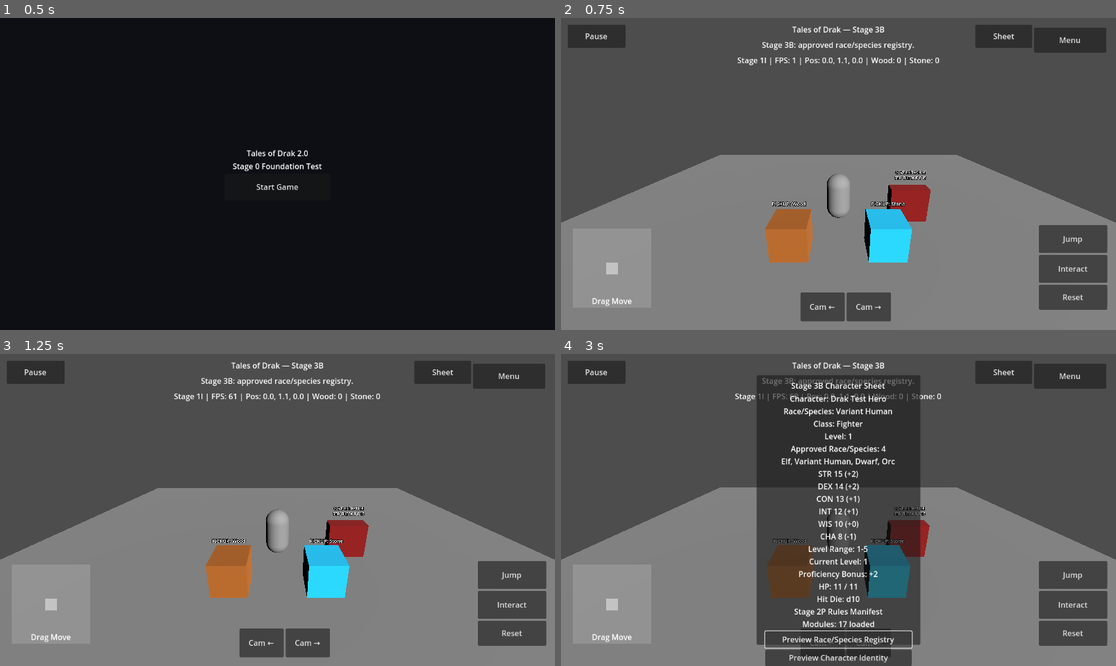
Above: before the commit, frames 1-4 (two rows, left to right).
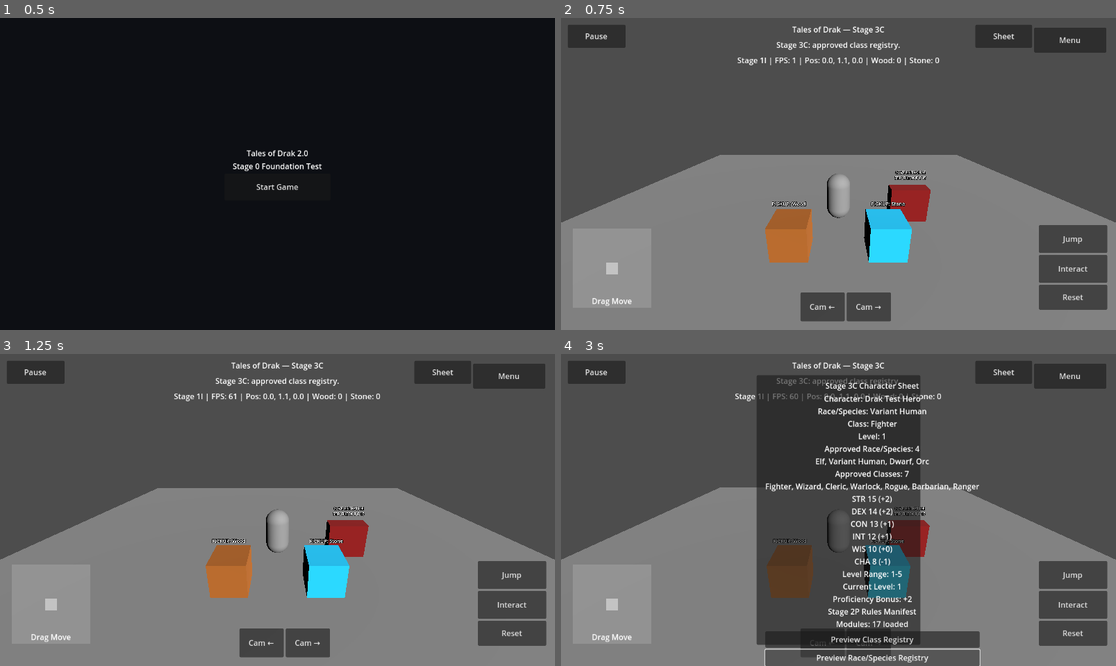
Above: after the commit, the same moments.

Repository: tristanvickery20/Tales-of-Drak-2.0
Game: Godot game, scene res://scenes/main_menu/main_menu.tscn
Two runs of this game, one before a commit and one after it. Both use one fixed random seed, a clock stepped at 60 frames per second and the inputs below.
Inputs (mouse positions are in pixels of both pictures, inside the frame that each line leads up to):
- Up to frame 1 (0.5 s): no input
- Up to frame 2 (0.75 s): click "Start Game" at 0.5 s
- Up to frame 3 (1.25 s): no input
- Up to frame 4 (3 s): click "Sheet" at 1.25 s; click (871, 641) at 2 s, where only the run after the commit has a clickable "Preview Class Registry"; click "Preview Race/Species Registry" at 2.75 s

Frame 1 is identical in both runs. In frame 2, 0.3% of the frame differs, in the area x 36-64%, y 2-11%; in frame 3, 0.3%; in frame 4, 6.6%, in the area x 36-76%, y 2-100%.

Commit message:
Add Stage 3C class registry sheet preview

Diff:
--- a/drak/ui/drak_character_sheet_overlay.gd
+++ b/drak/ui/drak_character_sheet_overlay.gd
@@ -16,14 +16,15 @@
 const SPELLCASTING_SCRIPT := preload("res://drak/rules/drak_spellcasting.gd")
 const RULES_MANIFEST_SCRIPT := preload("res://drak/rules/drak_rules_manifest.gd")
 
-const CURRENT_STAGE_TITLE := "Tales of Drak — Stage 3B"
-const CURRENT_STAGE_STATUS := "Stage 3B: approved race/species registry."
+const CURRENT_STAGE_TITLE := "Tales of Drak — Stage 3C"
+const CURRENT_STAGE_STATUS := "Stage 3C: approved class registry."
 const CURRENT_LEVEL := 1
 
 const CHARACTER_NAME := "Drak Test Hero"
 const RACE_SPECIES_NAME := "Variant Human"
 const CLASS_NAME := "Fighter"
 const APPROVED_RACE_SPECIES_TEXT := "Approved Race/Species: 4\nElf, Variant Human, Dwarf, Orc"
+const APPROVED_CLASSES_TEXT := "Approved Classes: 7\nFighter, Wizard, Cleric, Warlock, Rogue, Barbarian, Ranger"
 
 var _ability_scores: DrakAbilityScores = ABILITY_SCORES_SCRIPT.new()
 var _dice_roller: DrakDiceRoller = DICE_ROLLER_SCRIPT.new()
@@ -103,7 +104,7 @@
 
 	var title := Label.new()
 	title.name = "CharacterSheetTitle"
-	title.text = "Stage 3B Character Sheet"
+	title.text = "Stage 3C Character Sheet"
 	title.horizontal_alignment = HORIZONTAL_ALIGNMENT_CENTER
 	title.mouse_filter = Control.MOUSE_FILTER_IGNORE
 	box.add_child(title)
@@ -114,6 +115,14 @@
 	_sheet_text.horizontal_alignment = HORIZONTAL_ALIGNMENT_CENTER
 	_sheet_text.mouse_filter = Control.MOUSE_FILTER_IGNORE
 	box.add_child(_sheet_text)
+
+	var class_registry_button := Button.new()
+	class_registry_button.name = "PreviewClassRegistryButton"
+	class_registry_button.text = "Preview Class Registry"
+	class_registry_button.custom_minimum_size = Vector2(270, 34)
+	class_registry_button.mouse_filter = Control.MOUSE_FILTER_STOP
+	class_registry_button.pressed.connect(_preview_class_registry)
+	box.add_child(class_registry_button)
 
 	var race_registry_button := Button.new()
 	race_registry_button.name = "PreviewRaceSpeciesRegistryButton"
@@ -131,14 +140,6 @@
 	identity_button.pressed.connect(_preview_character_identity)
 	box.add_child(identity_button)
 
-	var handoff_button := Button.new()
-	handoff_button.name = "PreviewStage3HandoffButton"
-	handoff_button.text = "Preview Stage 3 Handoff"
-	handoff_button.custom_minimum_size = Vector2(270, 34)
-	handoff_button.mouse_filter = Control.MOUSE_FILTER_STOP
-	handoff_button.pressed.connect(_preview_stage3_handoff)
-	box.add_child(handoff_button)
-
 	var rules_audit_button := Button.new()
 	rules_audit_button.name = "PreviewRulesAuditButton"
 	rules_audit_button.text = "Preview Rules Audit"
@@ -165,7 +166,7 @@
 
 	_check_result_text = Label.new()
 	_check_result_text.name = "CheckResultText"
-	_check_result_text.text = "No race/species preview yet."
+	_check_result_text.text = "No class preview yet."
 	_check_result_text.custom_minimum_size = Vector2(270, 46)
 	_check_result_text.size_flags_vertical = Control.SIZE_SHRINK_CENTER
 	_check_result_text.autowrap_mode = TextServer.AUTOWRAP_WORD_SMART
@@ -176,7 +177,7 @@
 
 	var note := Label.new()
 	note.name = "CharacterSheetNote"
-	note.text = "Stage 3B registry only. No race traits/stat changes yet."
+	note.text = "Stage 3C registry only. No class features/spells yet."
 	note.autowrap_mode = TextServer.AUTOWRAP_WORD_SMART
 	note.horizontal_alignment = HORIZONTAL_ALIGNMENT_CENTER
 	note.mouse_filter = Control.MOUSE_FILTER_IGNORE
@@ -194,9 +195,9 @@
 	return "%s\n%s\n%s\n%s\n%s\n%s" % [
 		_get_character_identity_summary(),
 		APPROVED_RACE_SPECIES_TEXT,
+		APPROVED_CLASSES_TEXT,
 		_ability_scores.get_summary_text(),
 		_level_progression.get_summary_text(CURRENT_LEVEL),
-		_hit_points.get_summary_text(_ability_scores.get_constitution_modifier()),
 		_rules_manifest.get_summary_text(),
 	]
 
@@ -216,14 +217,14 @@
 func _hide_sheet() -> void:
 	_sheet_panel.visible = false
 
+func _preview_class_registry() -> void:
+	_check_result_text.text = "Approved: Fighter, Wizard, Cleric, Warlock, Rogue, Barbarian, Ranger. No features yet."
+
 func _preview_race_species_registry() -> void:
 	_check_result_text.text = "Approved: Elf, Variant Human, Dwarf, Orc. No traits/stat changes yet."
 
 func _preview_character_identity() -> void:
 	_check_result_text.text = "Identity: Variant Human Fighter 1. Labels only for now."
-
-func _preview_stage3_handoff() -> void:
-	_check_result_text.text = "Stage 3 adds identity, race registry, then class registry."
 
 func _preview_rules_audit() -> void:
 	_check_result_text.text = _rules_manifest.get_audit_text()
@@ -270,6 +271,6 @@
 
 func _replace_stage_text(text: String) -> String:
 	var updated := text
-	for stage_name in ["Stage 11", "Stage 1I", "Stage 1E", "Sta …(218 unchanged characters)…  2P", "Stage 2Q", "Stage 2R", "Stage 3A"]:
-		updated = updated.replace(stage_name, "Stage 3B")
+	for stage_name in ["Stage 11", "Stage 1I", "Stage 1E", "Sta …(218 unchanged characters)…  2P", "Stage 2Q", "Stage 2R", "Stage 3A", "Stage 3B"]:
+		updated = updated.replace(stage_name, "Stage 3C")
 	return updated
